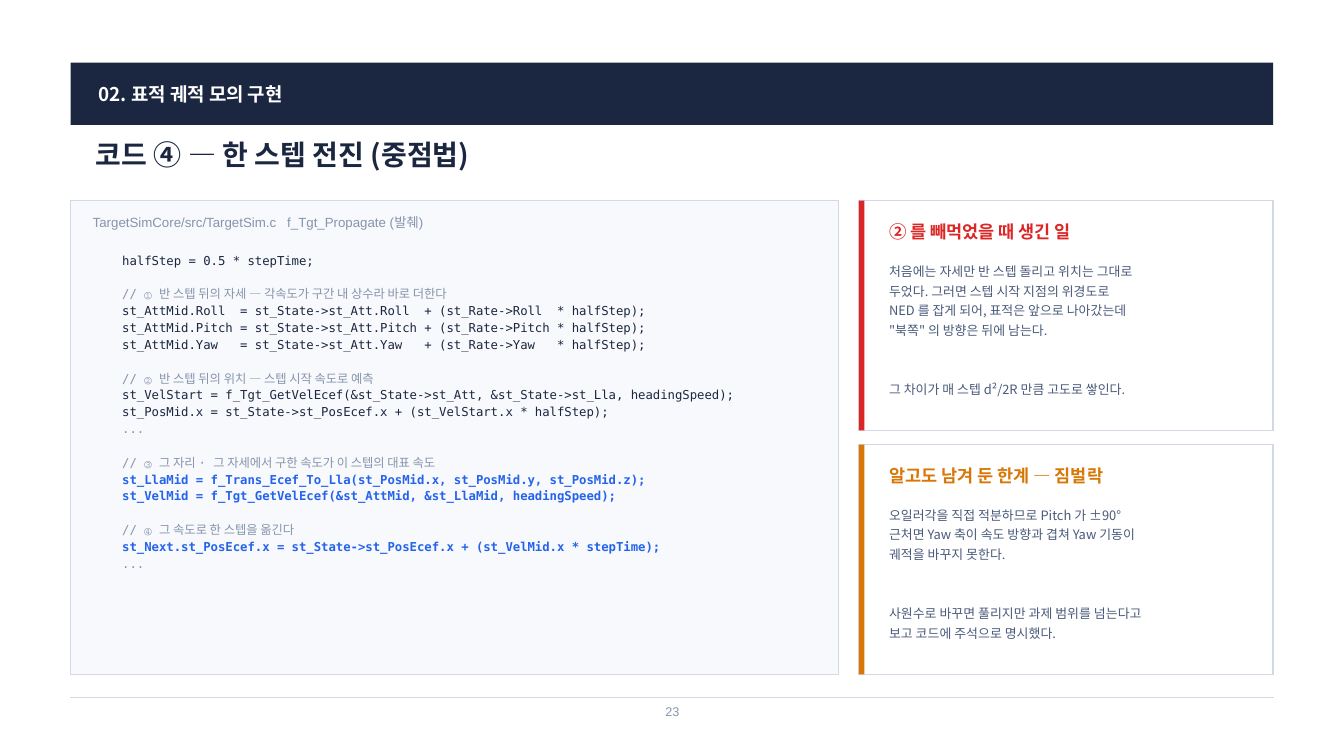
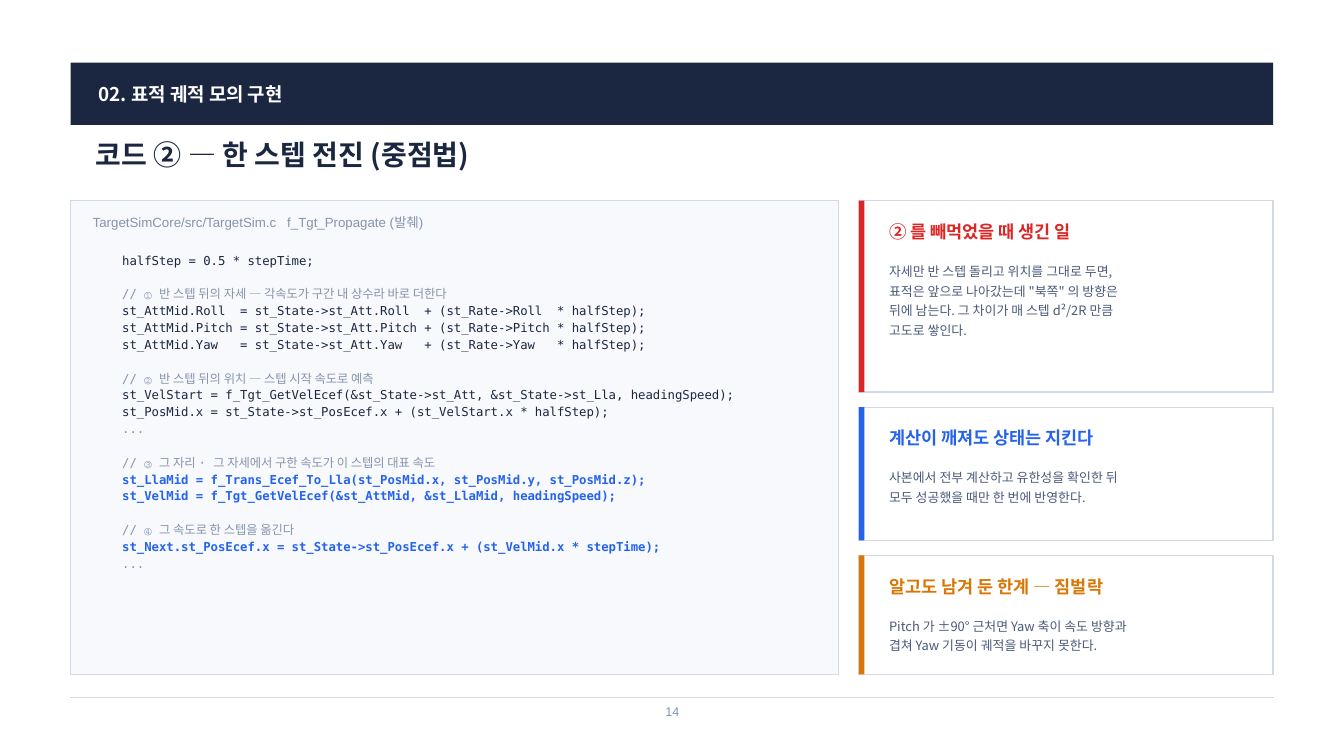
Before and after one commit to harley-hwan/radar-sw-study, a slide deck: slide 14 of Part3_TargetSim/ref/산출물/Chapter3_TargetSim.pptx (slide 23 before the commit). Drawn at 1344x756 pixels with LibreOffice and Linux fonts; fonts in the diff are those of the drawing. Boxes give left, top, right and bottom in pixels: in the first picture for what was removed or moved away, otherwise in the second. Text is boxed around its words. In the diff, an @@ line names an element or a change of style, - is before the commit and + after.

```diff
--- a/Part3_TargetSim/ref/산출물/Chapter3_TargetSim.pptx
+++ b/Part3_TargetSim/ref/산출물/Chapter3_TargetSim.pptx
@@ text at <box>96,141,470,171</box>: text changed @@
-코드 ④ — 한 스텝 전진 (중점법)
+코드 ② — 한 스텝 전진 (중점법)
@@ rectangle: place and size @@
-rectangle at <box>859,201,1273,431</box>
+rectangle at <box>859,201,1273,392</box>
@@ rectangle: place and size @@
-rectangle at <box>859,201,865,431</box>
+rectangle at <box>859,201,865,392</box>
@@ text at <box>889,265,1118,336</box>: text changed @@
-처음에는 자세만 반 스텝 돌리고 위치는 그대로
-두었다. 그러면 스텝 시작 지점의 위경도로
-NED 를 잡게 되어, 표적은 앞으로 나아갔는데
-"북쪽" 의 방향은 뒤에 남는다.
-그 차이가 매 스텝 d²/2R 만큼 고도로 쌓인다.
+자세만 반 스텝 돌리고 위치를 그대로 두면,
+표적은 앞으로 나아갔는데 "북쪽" 의 방향은
+뒤에 남는다. 그 차이가 매 스텝 d²/2R 만큼
+고도로 쌓인다.
@@ rectangle: place and size @@
-rectangle at <box>859,445,1273,675</box>
+rectangle at <box>859,407,1273,540</box>
@@ rectangle: place and size @@
-rectangle at <box>859,445,865,675</box>
+rectangle at <box>859,407,865,540</box>
@@ rectangle at <box>859,407,865,540</box>: fill #D97706 to #2563EB @@
@@ text added at <box>889,429,1094,446</box>, 12.5 pt, text #2563EB, bold @@
+계산이 깨져도 상태는 지킨다
@@ text added at <box>889,471,1118,503</box>, 9.2 pt, text #4A5A7A @@
+사본에서 전부 계산하고 유한성을 확인한 뒤
+모두 성공했을 때만 한 번에 반영한다.
@@ rectangle added at <box>859,556,1273,675</box>, fill #FFFFFF, outline #D2D9E5 1 pt @@
@@ rectangle added at <box>859,556,865,675</box>, fill #D97706 @@
@@ text "알고도 남겨 둔 한계 — ...": place and size @@
-text "알고도 남겨 둔 한계 — ..." at <box>889,467,1103,484</box>
+text "알고도 남겨 둔 한계 — ..." at <box>889,578,1103,595</box>
@@ text at <box>889,620,1127,651</box>: text changed @@
-오일러각을 직접 적분하므로 Pitch 가 ±90°
-근처면 Yaw 축이 속도 방향과 겹쳐 Yaw 기동이
-궤적을 바꾸지 못한다.
-사원수로 바꾸면 풀리지만 과제 범위를 넘는다고
-보고 코드에 주석으로 명시했다.
+Pitch 가 ±90° 근처면 Yaw 축이 속도 방향과
+겹쳐 Yaw 기동이 궤적을 바꾸지 못한다.
@@ text at <box>665,707,679,716</box>: text changed @@
-23
+14
```
Also in this commit, not shown: 18 other slides changed, 15 slides removed, 28 other files.
